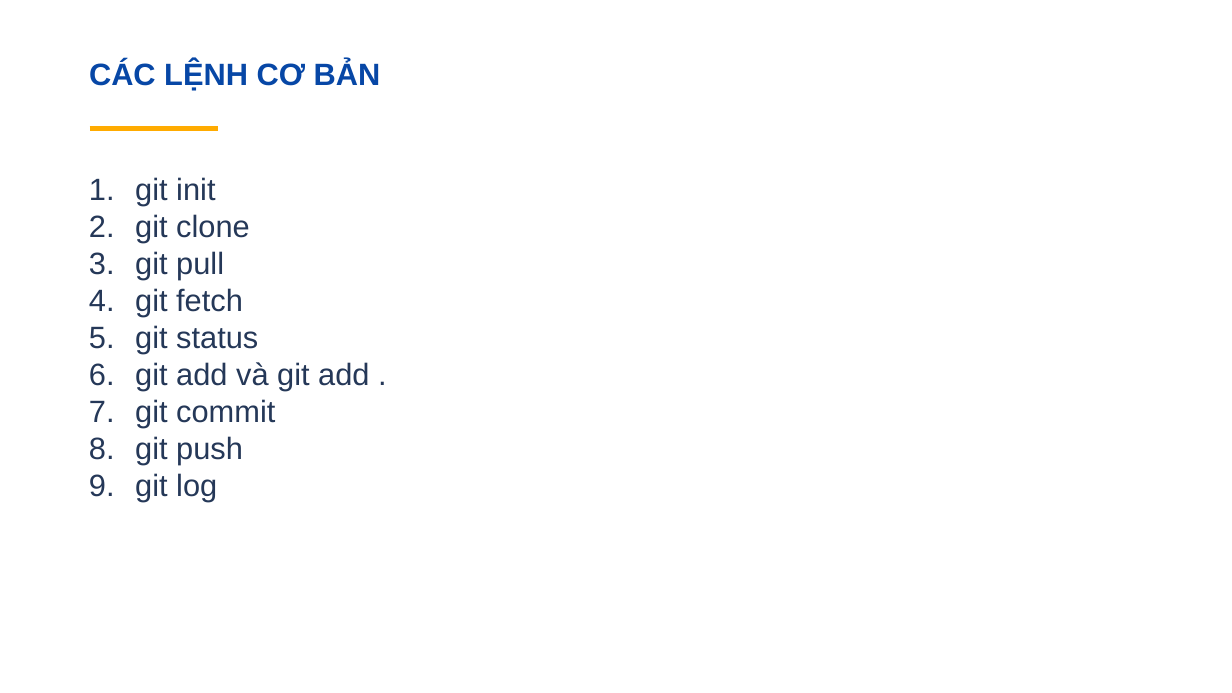
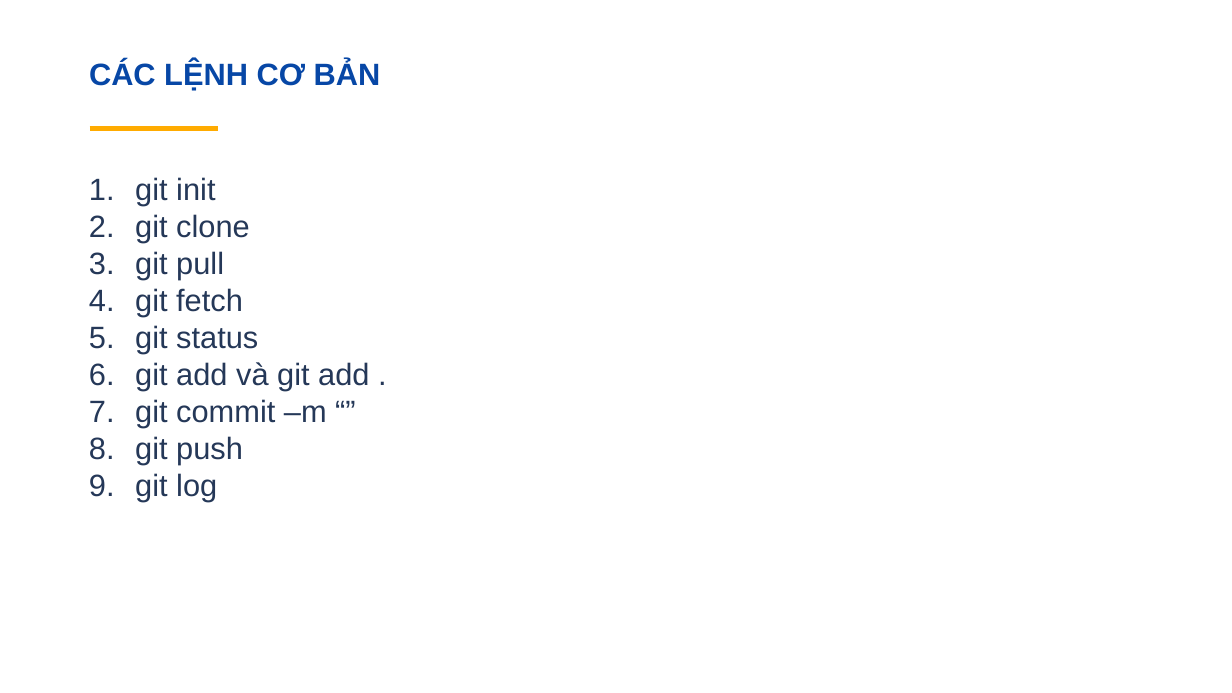
Before and after one commit to trannhutthien/textThietKeWeb, a slide deck: slide 8 of Git-presentation-16072017.pptx. Drawn at 1232x693 pixels with LibreOffice and Linux fonts; fonts in the diff are those of the drawing. Boxes give left, top, right and bottom in pixels: in the first picture for what was removed or moved away, otherwise in the second. Text is boxed around its words. In the diff, an @@ line names an element or a change of style, - is before the commit and + after.

```diff
--- a/Git-presentation-16072017.pptx
+++ b/Git-presentation-16072017.pptx
@@ text at [135, 399, 327, 427]: text changed @@
-7. git commit
+7. git commit –m “”
```
Also in this commit, not shown: 3 other slides changed, 2 slides removed, 2 other files.
